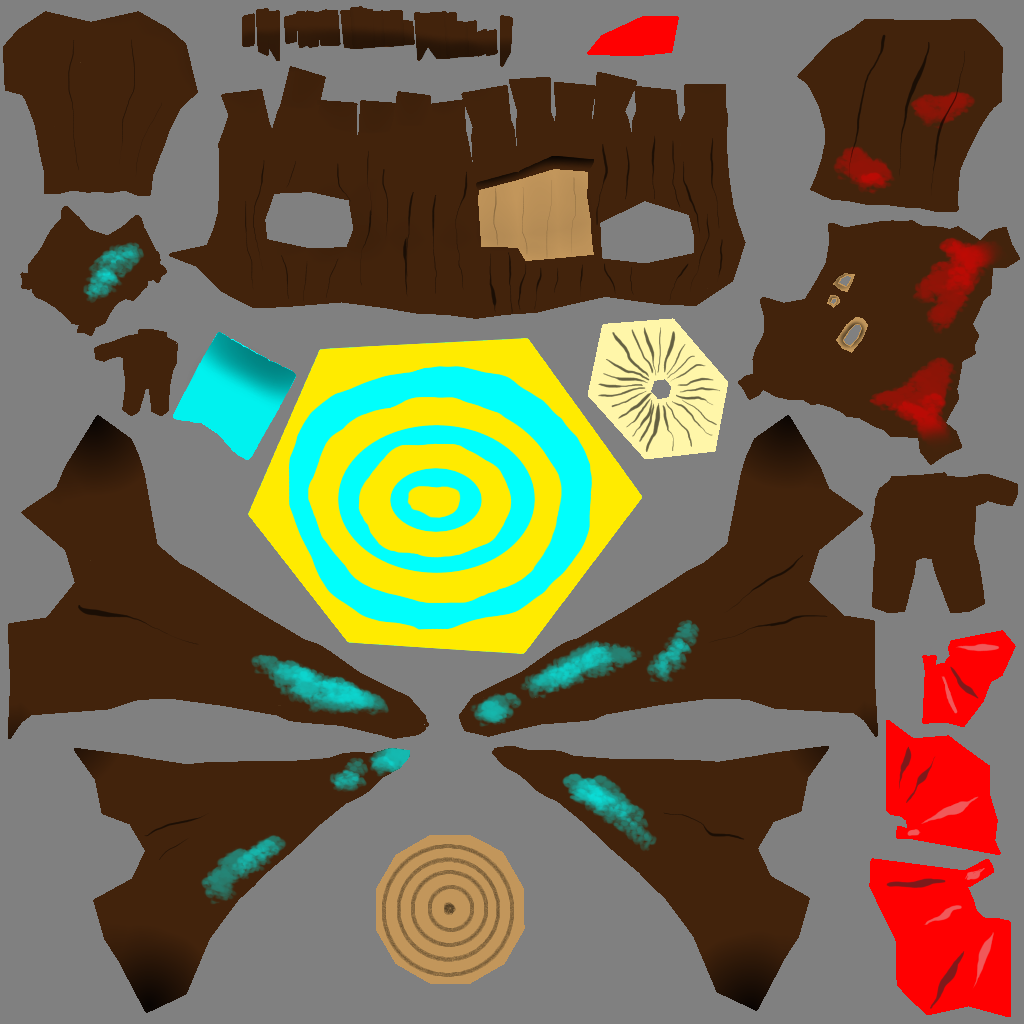
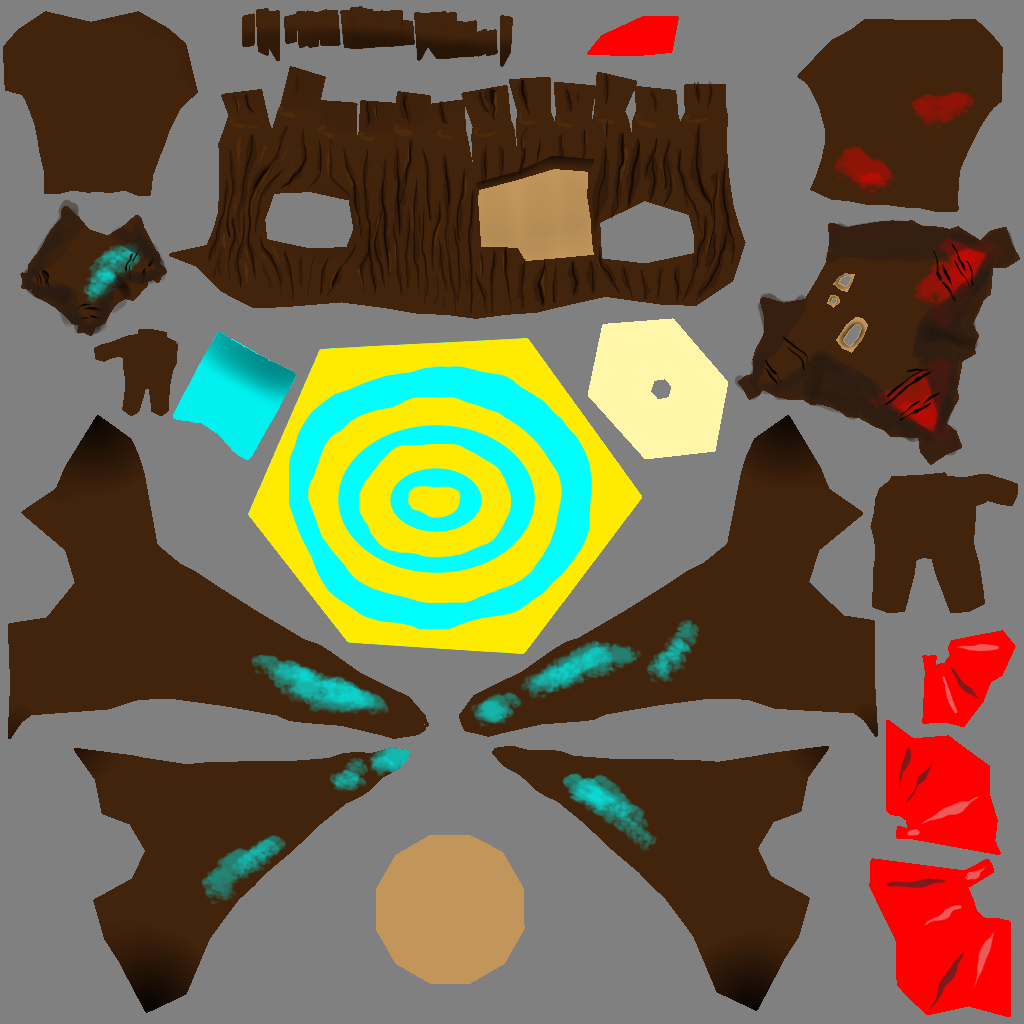
Comparing the layer stacks of the two 1024×1024 images. Changes:
added layer "SombrasPintadas" above "Sombras" over [22, 192, 1016, 461]
painted on "Sombras" over [22, 34, 1016, 640]
added layer "Casca" above "CascaEscura" over [208, 73, 768, 320]
added layer "CascaEscura" above "RanhurasÁrvore" over [208, 73, 768, 320]
hid "RanhurasÁrvore", painted on it over [22, 34, 1016, 977]
painted on "DetalhesCores" over [22, 64, 1016, 977]
